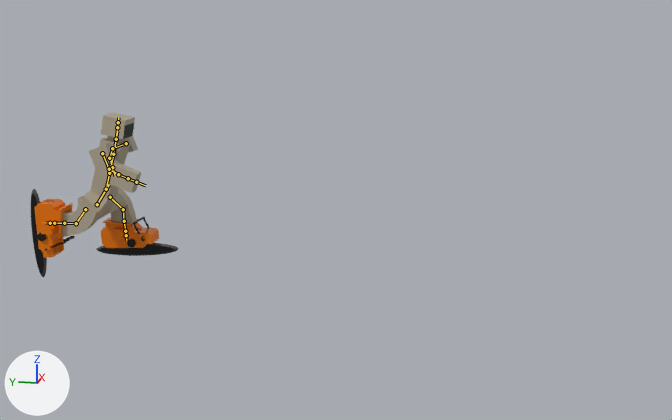
An edit to the FBX model Assets/PreDevelop/Daiki/Player/Player_prot.fbx, drawn before and after from the same camera.
Camera for both pictures: a 50 mm lens placed at (-73.7, -57.7, 23.9), pointed at (1.1, -42.7, 5.2). The axes (+X, +Y, +Z) are drawn at lower left. The lights are the same throughout. The picture after the commit comes second. Both versions are drawn at frame 59 of the action 'アーマチュア|滑る'; the numbers are the values there. The bones that change, and the others that lie on the model, are drawn over the model as lines.

The first picture shows '人間', '右', '左'.
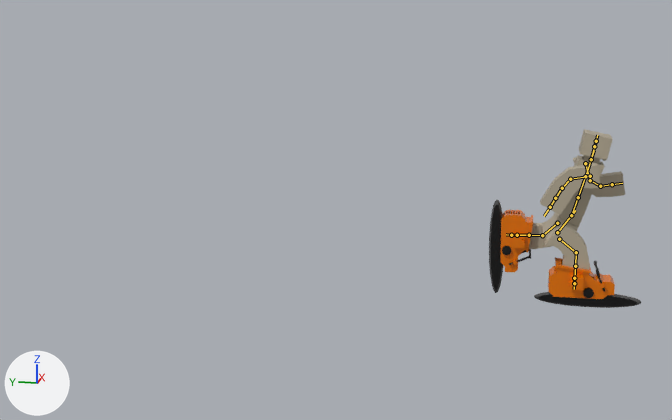
Changed parts and their boxes [x1, y1, x2, y2] in the pictures (672 x 420 px):
'人間', posed: before [62, 112, 141, 236]; after [529, 129, 625, 270]
'右', posed (135% wider, 42% shorter): before [30, 189, 75, 277]; after [534, 257, 641, 308]
'左', posed (46% narrower, 135% taller): before [96, 217, 179, 256]; after [489, 200, 533, 293]
bone '股間', root to tip: before (97, 204) to (109, 184); after (557, 232) to (575, 210)
bone '左肩', root to tip: before (126, 143) to (112, 148); after (585, 163) to (590, 180)
bone '右肩', root to tip: before (102, 153) to (109, 169); after (590, 176) to (570, 179)
bone '左股関節', root to tip: before (110, 197) to (123, 209); after (557, 223) to (542, 235)
bone '右股関節', root to tip: before (85, 209) to (76, 223); after (559, 239) to (576, 252)

The change in detail:
Bone '股間' (bone_股間) moves from (-23.14, 0.0, 0.0) to (-63.25, 0.0, -1.73).
Bone '左肩' (bone_左肩) turns from (0, 0, -55) to (0, 0, 31) degrees about its own x, y and z.
Bone '右肩' (bone_右肩) turns from (0, 0, 34) to (0, 0, -65) degrees about its own x, y and z.
Bone '左股関節' (bone_左股関節) turns from (-80, 0, 0) to (12, 0, 0) degrees about its own x, y and z.
Bone '右股関節' (bone_右股関節) turns from (3, 0, 0) to (-86, 0, 0) degrees about its own x, y and z.
